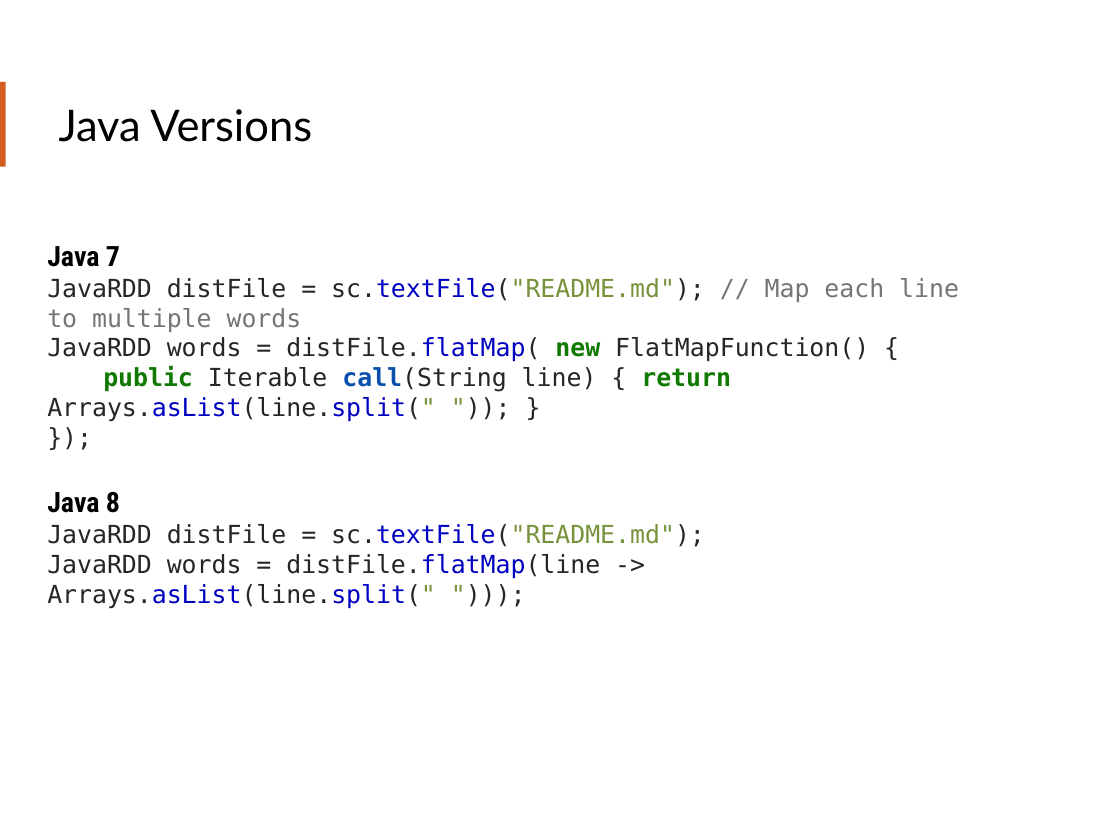
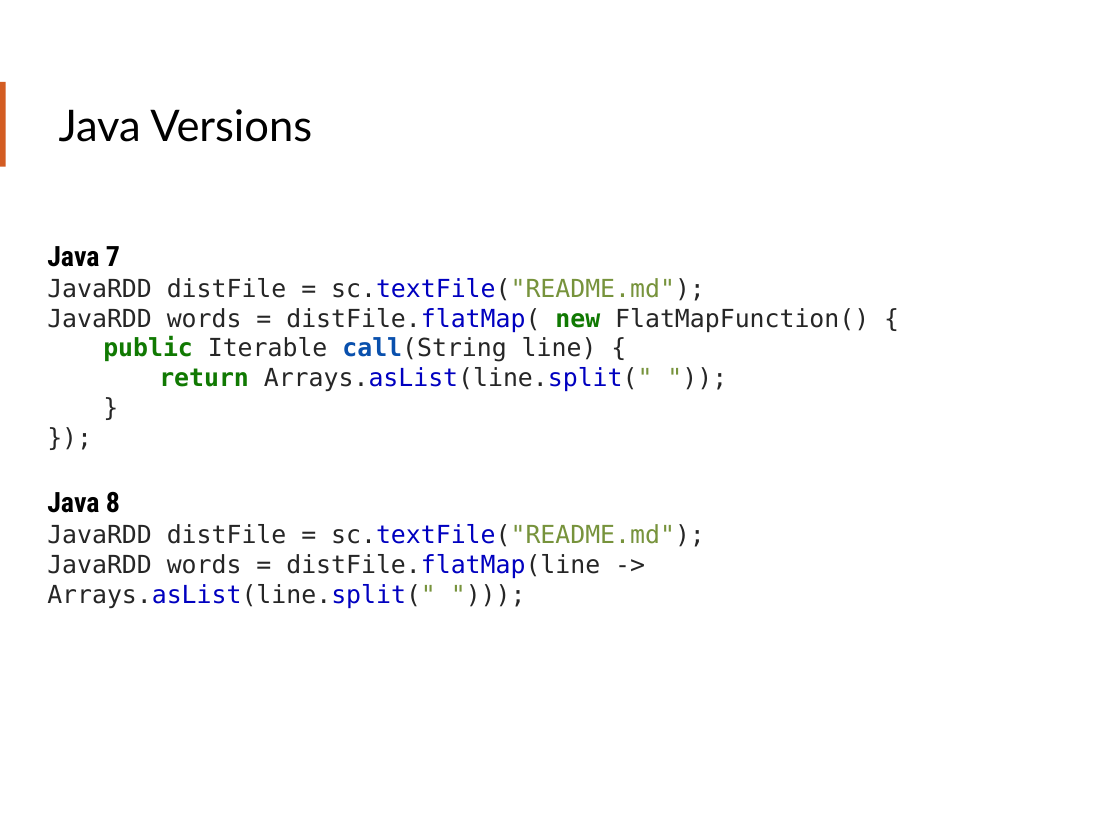
Before and after one commit to teamclairvoyant/intro-to-spark, a slide deck: slide 48 of Intro to Apache Spark Slides.pptx. Drawn at 1120x840 pixels with LibreOffice and Linux fonts; fonts in the diff are those of the drawing. Boxes give left, top, right and bottom in pixels: in the first picture for what was removed or moved away, otherwise in the second. Text is boxed around its words. In the diff, an @@ line names an element or a change of style, - is before the commit and + after.

```diff
--- a/Intro to Apache Spark Slides.pptx
+++ b/Intro to Apache Spark Slides.pptx
@@ text at box(47, 278, 705, 301): text changed; text colour #757575 to #262626 @@
-JavaRDD distFile = sc.textFile("README.md"); // Map each line to multiple words
+JavaRDD distFile = sc.textFile("README.md");
@@ text at box(103, 336, 653, 392): text changed @@
-public Iterable call(String line) { return Arrays.asList(line.split(" ")); }
+public Iterable call(String line) {
+return Arrays.asList(line.split(" "));
+}
```
Also in this commit, not shown: 6 other slides changed.
